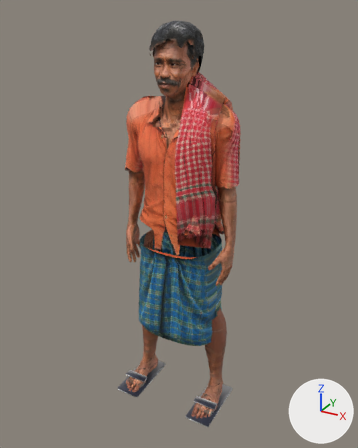
An edit to the glTF model made/rahim.glb, drawn before and after from the same camera.
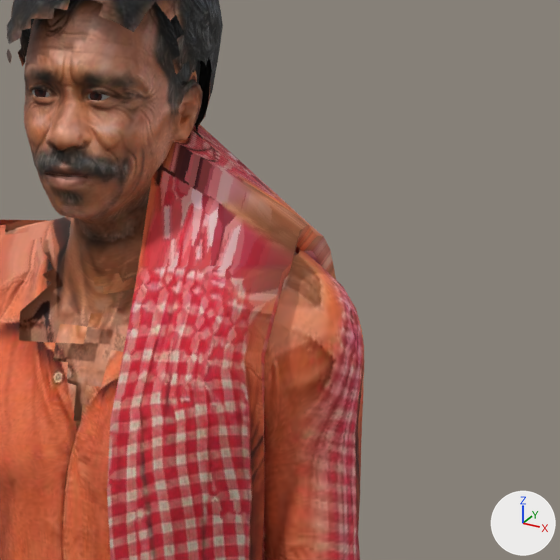
Each version is shown whole from a camera (50 mm lens) standing at (0.93, -1.72, 1.711) and looking at (-0.005, -0.02, 0.86), then close up on the part from 41% to 81% of the width and 9% to 41% of the height. Lighting does not change. The marker at lower right points along +X, +Y and +Z. The older version's two pictures come first. Vertices at exactly the same position are counted once.

The older version as bpy lines, for what is in view:
```python
me_base = bpy.data.meshes.new('base')
me_base.from_pydata(...)  # 12525 vertices, 24846 faces; spans x -0.26..0.26, y -0.19..0.09, z 0.0..1.63
me_base.materials.append(mat_rahim_photo)  # picture img_rahim_photo
me_gamchha = bpy.data.meshes.new('gamchha')
me_gamchha.from_pydata(...)  # 80 vertices, 156 faces; spans x 0.022..0.188, y -0.165..0.129, z 0.823..1.494
me_gamchha.materials.append(mat_gamchha_photo)  # picture img_gamchha_photo
me_shirt = bpy.data.meshes.new('shirt')
me_shirt.from_pydata(...)  # 2016 vertices, 3830 faces; spans x -0.257..0.257, y -0.146..0.125, z 0.748..1.381
me_shirt.materials.append(mat_shirt_photo)  # picture img_shirt_photo
ob_gamchha = bpy.data.objects.new('gamchha', me_gamchha)
ob_gamchha.location = (0.0, 0.0, 0.0)
ob_rahim = bpy.data.objects.new('rahim', me_base)
ob_rahim.location = (0.0, 0.0, 0.0)
ob_shirt = bpy.data.objects.new('shirt', me_shirt)
ob_shirt.location = (0.0, 0.0, 0.0)
# also in view: 'hair' at (0.0, -0.042, 1.56)
```
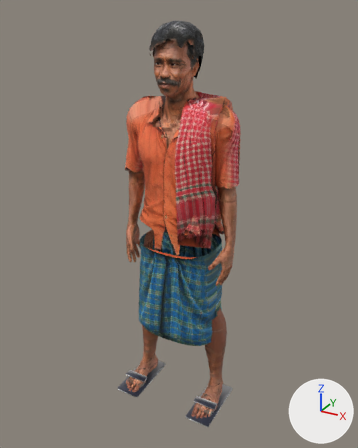
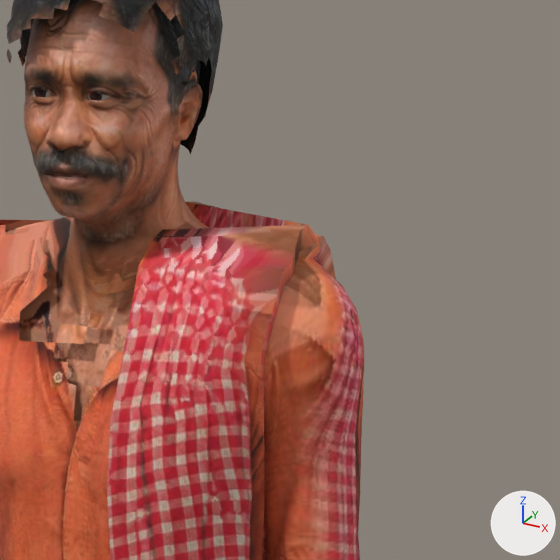
Commit message: Characters: rahim (run 12)

The change in detail:
me_gamchha is used by ob_gamchha; location (0.0, 0.0, 0.0).
me_gamchha had 80 vertices, 156 faces and spanned x 0.022..0.188, y -0.165..0.129, z 0.823..1.494.
me_gamchha now has 80 vertices, 156 faces and spans x 0.022..0.196, y -0.165..0.129, z 0.823..1.41.
Part 1, on me_gamchha:
Vertex 14 of me_gamchha moves from (0.053, -0.072, 1.441) at pixel (150, 182) to (0.053, -0.072, 1.387) at pixel (150, 241).
Vertex 16 of me_gamchha moves from (0.049, -0.04, 1.48) to (0.049, -0.04, 1.393) at pixel (162, 229).
Vertex 18 of me_gamchha moves from (0.045, -0.009, 1.494) to (0.045, -0.009, 1.21).
Vertex 20 of me_gamchha moves from (0.041, 0.023, 1.494) to (0.041, 0.023, 1.41) at pixel (185, 201).
Vertex 22 of me_gamchha moves from (0.037, 0.054, 1.412) to (0.037, 0.054, 1.406) at pixel (195, 201).
Vertex 52 of me_gamchha moves from (0.052, -0.087, 1.36) to (0.054, -0.09, 1.356).
Vertex 53 of me_gamchha moves from (0.182, -0.051, 1.36) at pixel (284, 279) to (0.184, -0.054, 1.355) at pixel (284, 286).
Vertex 54 of me_gamchha moves from (0.045, -0.058, 1.43) to (0.051, -0.063, 1.37).
Vertex 55 of me_gamchha moves from (0.179, -0.031, 1.363) to (0.184, -0.037, 1.357).
Vertex 56 of me_gamchha moves from (0.039, -0.032, 1.465) to (0.052, -0.047, 1.375).
Vertex 57 of me_gamchha moves from (0.175, -0.014, 1.387) to (0.188, -0.032, 1.383) at pixel (299, 251).
Vertex 58 of me_gamchha moves from (0.034, -0.01, 1.477) to (0.057, -0.007, 1.194).
Vertex 59 of me_gamchha moves from (0.173, -0.003, 1.386) at pixel (296, 241) to (0.196, -0.009, 1.389) at pixel (316, 242).
Vertex 60 of me_gamchha moves from (0.031, 0.012, 1.48) to (0.04, 0.032, 1.393).
Vertex 61 of me_gamchha moves from (0.174, 0.007, 1.377) at pixel (301, 250) to (0.182, 0.03, 1.373) at pixel (319, 251).
Vertex 62 of me_gamchha moves from (0.032, 0.038, 1.401) to (0.034, 0.045, 1.389).
Vertex 63 of me_gamchha moves from (0.176, 0.025, 1.374) at pixel (312, 250) to (0.178, 0.032, 1.368) at pixel (316, 256).

Boxes (x1, y1, x2, y2) around the edits, measured in the close-ups (560 x 560 px; the box of a moved part takes in the faces that stretch with it):
'gamchha', reshaped: before (107, 125, 336, 560); after (107, 202, 336, 560)
part 1 of me_gamchha, moved or reshaped: before (139, 125, 330, 349); after (139, 202, 330, 354)
